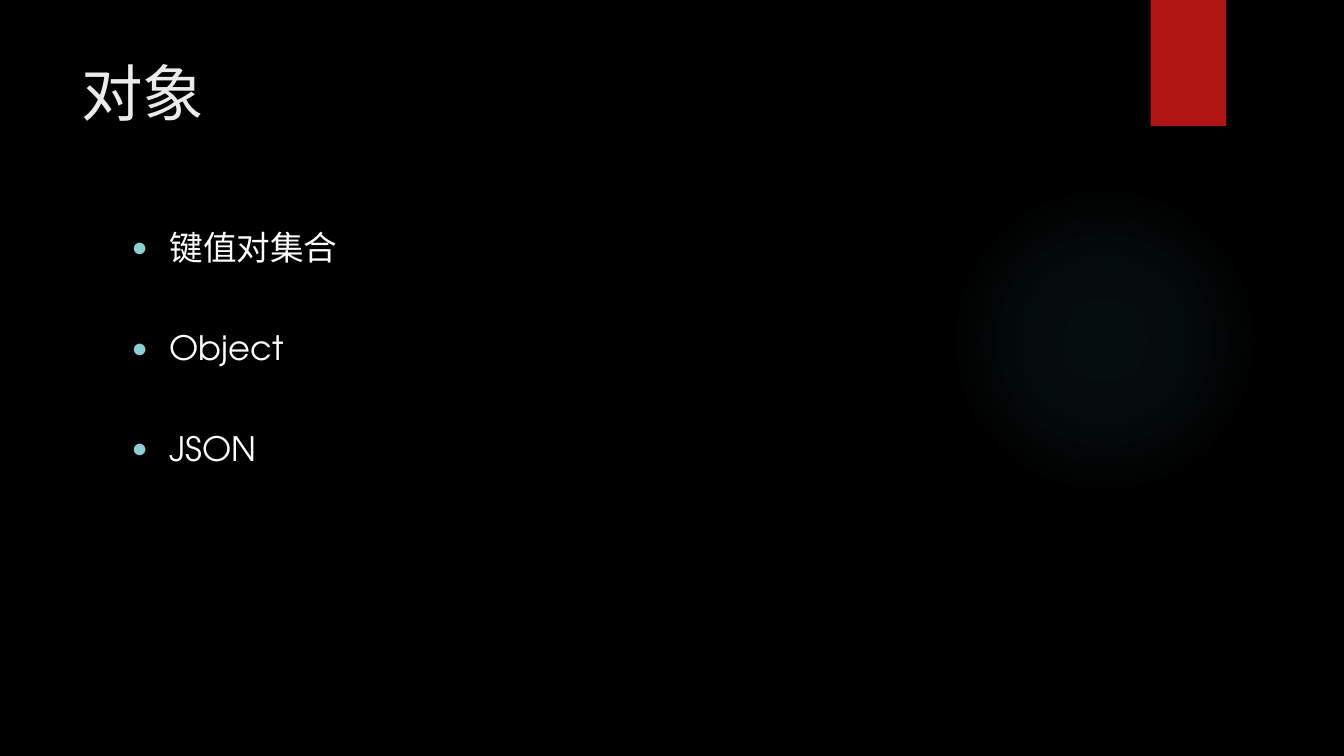
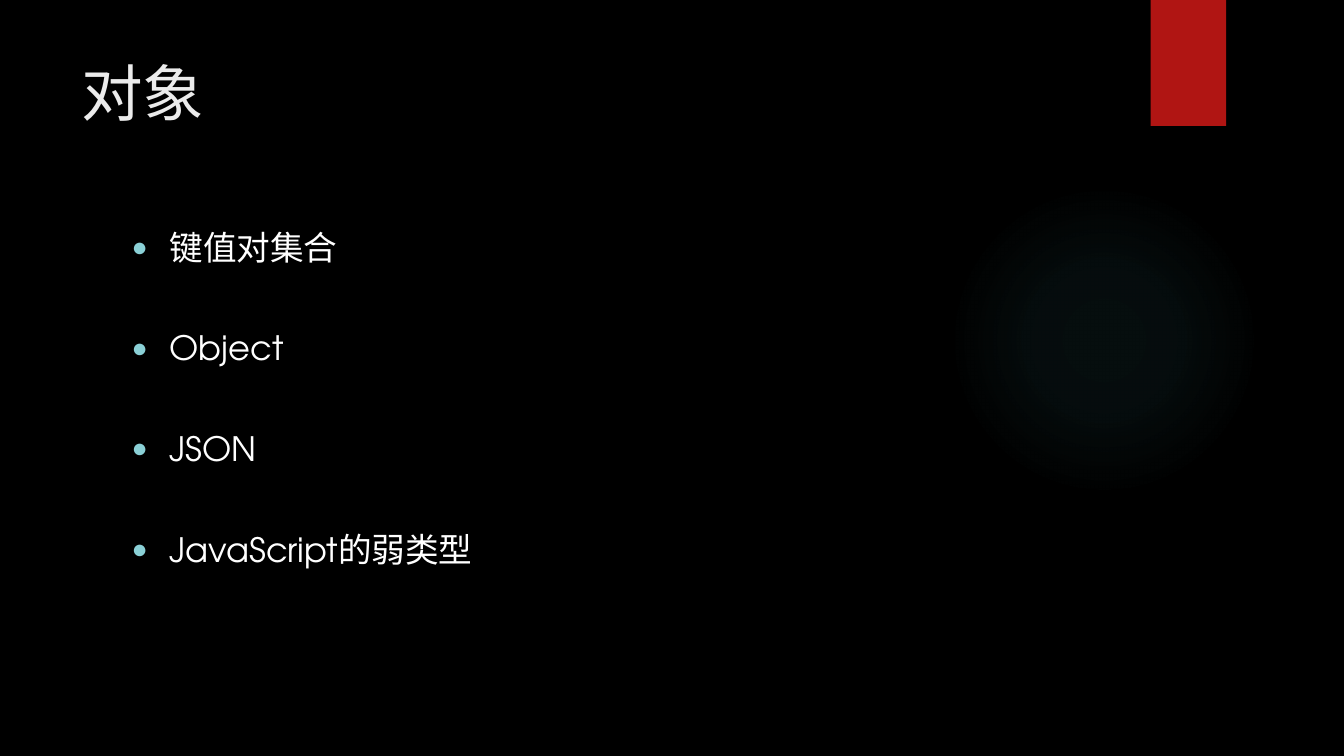
Before and after one commit to chunchill/WEB-Training, a slide deck: slide 28 of 03.JavaScript/JavaScript.pptx (slide 26 before the commit). Drawn at 1344x756 pixels with LibreOffice and Linux fonts; fonts in the diff are those of the drawing; background and template pictures are left out. Boxes give left, top, right and bottom in pixels: in the first picture for what was removed or moved away, otherwise in the second. Text is boxed around its words. In the diff, an @@ line names an element or a change of style, - is before the commit and + after.

```diff
--- a/03.JavaScript/JavaScript.pptx
+++ b/03.JavaScript/JavaScript.pptx
@@ text at (170,533,473,569): paragraph added @@
+● JavaScript的弱类型
```
Also in this commit, not shown: 2 other slides changed, 3 slides added, 3 other files.
